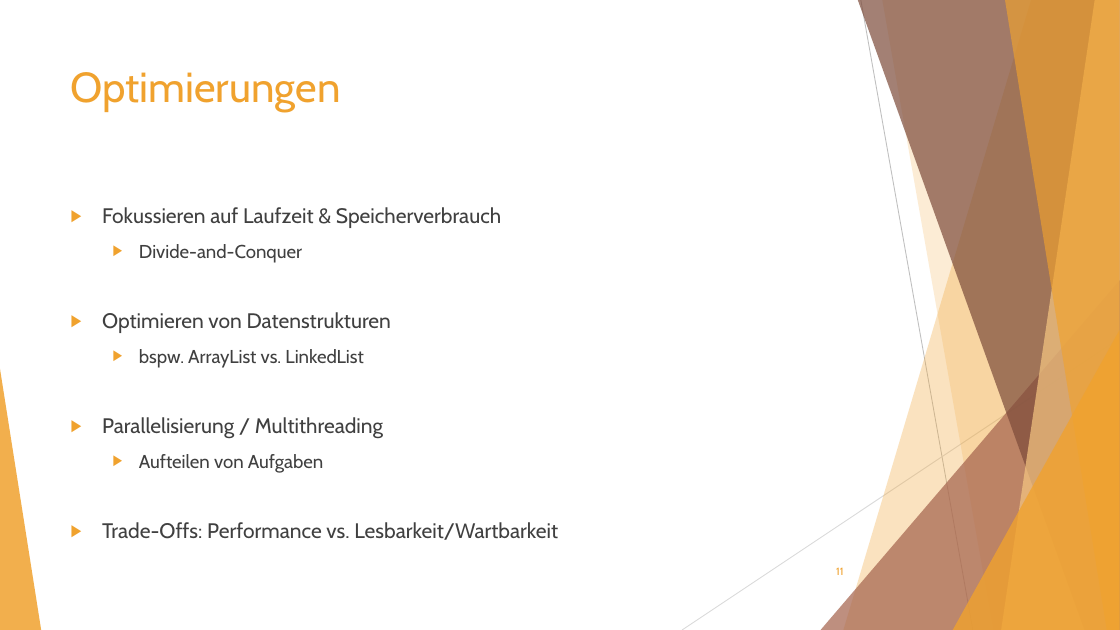
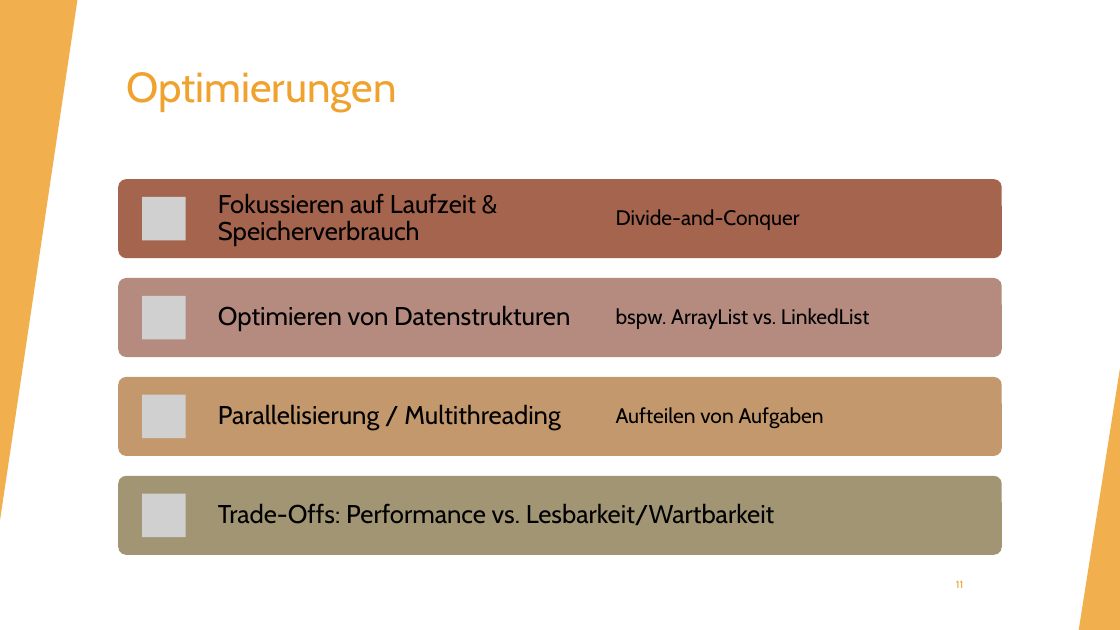
Before and after one commit to teremunart/school-fia, a slide deck: slide 11 of Ausbildung/Wie kann ich bewerten, ob mein Algorithmus performant ist/Wie kann ich bewerten, ob mein Algorithmus performant ist.pptx. Drawn at 1120x630 pixels with LibreOffice and Linux fonts; fonts in the diff are those of the drawing; grey boxes stand for pictures. Boxes give left, top, right and bottom in pixels: in the first picture for what was removed or moved away, otherwise in the second. Text is boxed around its words. In the diff, an @@ line names an element or a change of style, - is before the commit and + after.

```diff
--- a/Ausbildung/Wie kann ich bewerten, ob mein Algorithmus performant ist/Wie kann ich bewerten, ob mein Algorithmus performant ist.pptx
+++ b/Ausbildung/Wie kann ich bewerten, ob mein Algorithmus performant ist/Wie kann ich bewerten, ob mein Algorithmus performant ist.pptx
@@ rectangle added at bbox=[0, 0, 1120, 630], fill #FFFFFF @@
@@ triangle added at bbox=[0, 0, 77, 521], fill #F0A22E at 85% opacity @@
@@ title "Optimierungen": place and size @@
-title "Optimierungen" at bbox=[71, 72, 341, 112]
+title "Optimierungen" at bbox=[127, 72, 397, 112]
@@ text removed at bbox=[102, 207, 558, 540] @@
-▶ Fokussieren auf Laufzeit & Speicherverbrauch
-  ▶ Divide-and-Conquer
-▶ Optimieren von Datenstrukturen
-  ▶ bspw. ArrayList vs. LinkedList
-▶ Parallelisierung / Multithreading
-  ▶ Aufteilen von Aufgaben
-▶ Trade-Offs: Performance vs. Lesbarkeit/Wartbarkeit
@@ triangle added at bbox=[1079, 369, 1120, 630], fill #F0A22E at 85% opacity @@
@@ group added at bbox=[118, 179, 1002, 555]: 7 texts, 4 rounded rectangles, 4 pictures @@
+Fokussieren auf Laufzeit & Speicherverbrauch
+Divide-and-Conquer
+Optimieren von Datenstrukturen
+bspw. ArrayList vs. LinkedList
+Parallelisierung / Multithreading
+Aufteilen von Aufgaben
+Trade-Offs: Performance vs. Lesbarkeit/Wartbarkeit
@@ page number: place and size @@
-page number at bbox=[836, 567, 843, 575]
+page number at bbox=[956, 580, 963, 588]
@@ page number at bbox=[956, 580, 963, 588]: more space between paragraphs @@
```
Also in this commit, not shown: 1 other slide changed, 9 other files.
